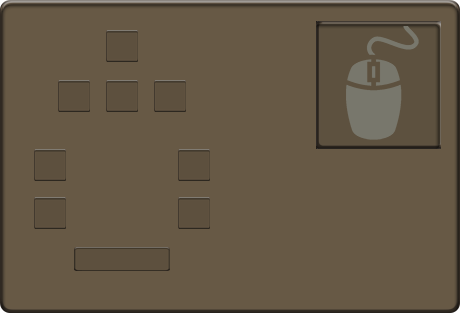
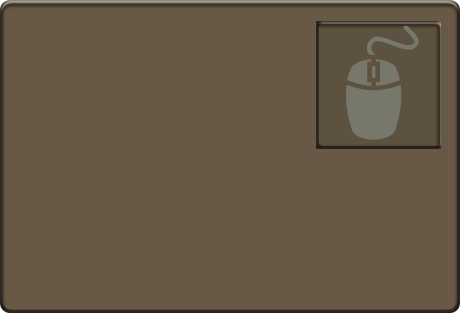
Revision of a layered 460x313 image; what changed, layer by layer:
hid "Layer 9" over [178, 197, 210, 229]
hid "Layer 8" over [178, 149, 210, 181]
hid "Layer 10" over [74, 247, 82, 271]
hid "Layer 7" over [74, 247, 170, 271]
hid "Layer 6" over [34, 197, 66, 229]
hid "Layer 5" over [34, 149, 66, 181]
hid "Layer 4" over [58, 30, 186, 112]
